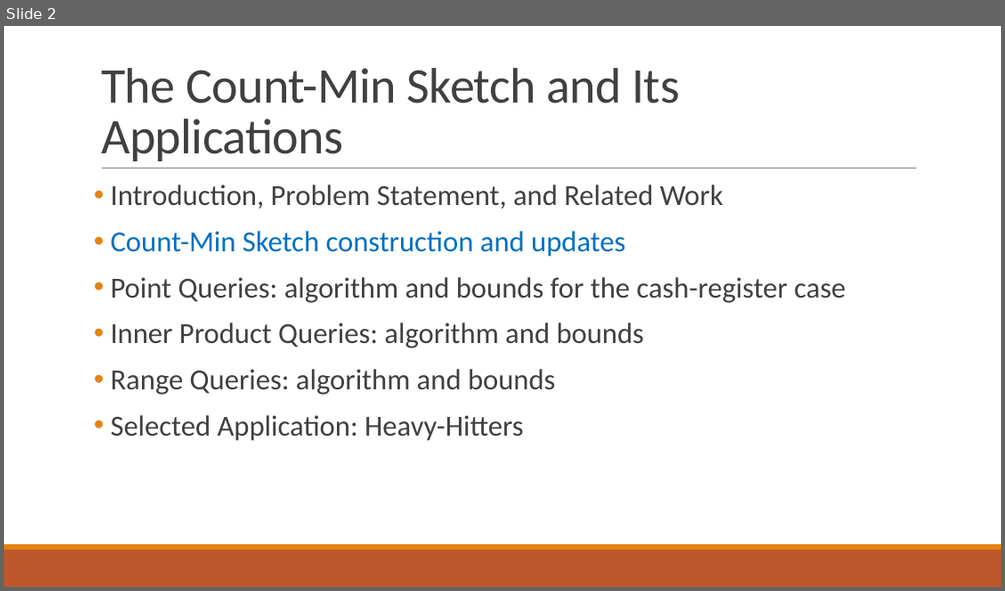
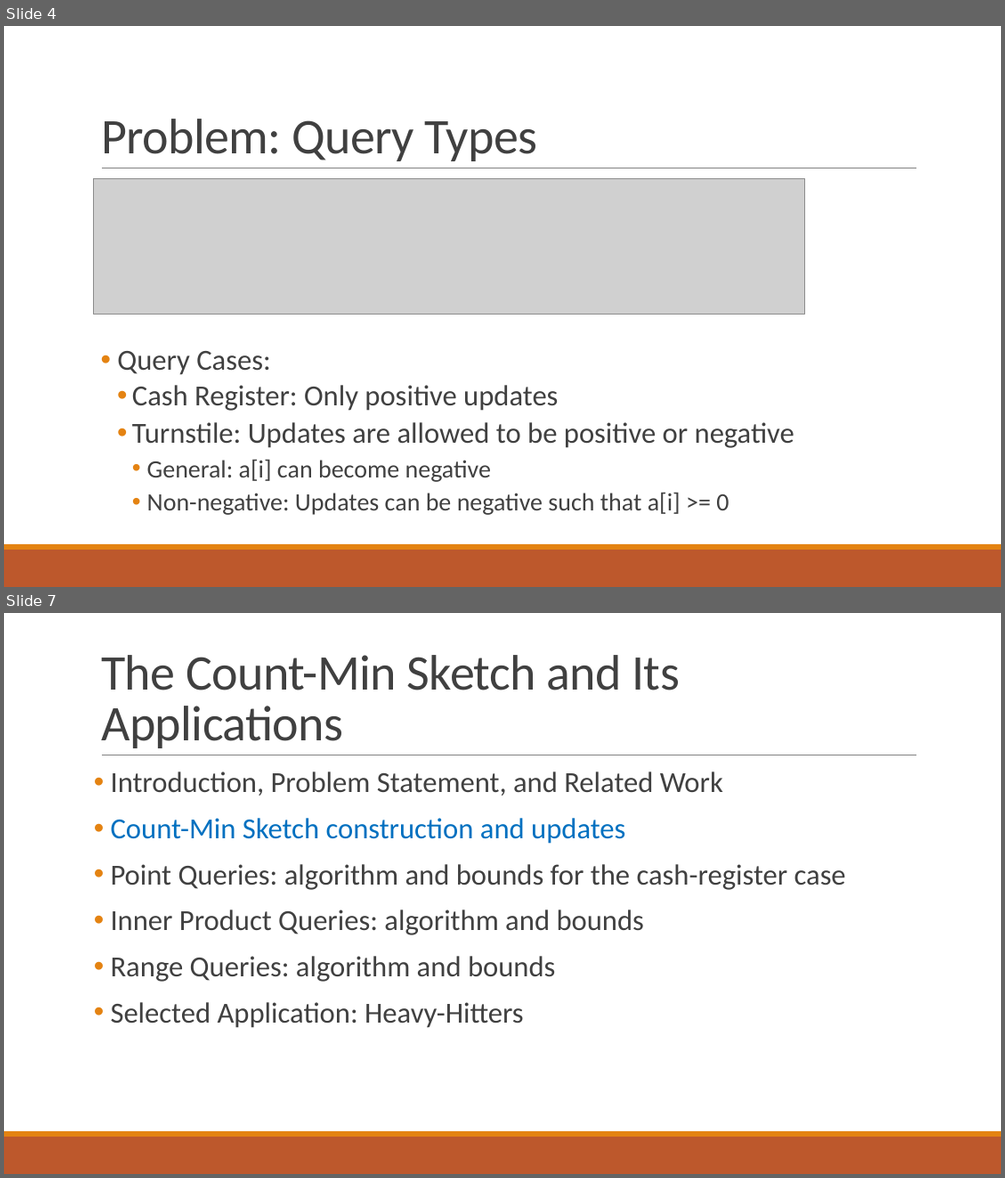
Before and after one commit to ewagner46/count_min_sketch_technical_summary, a slide deck: count_min_sketch_talk_EW.pptx. Shown one above the other, each under a label of ours: slide 2 before the commit, slides 4 and 7 after it; the slides between them are not shown. The pictures are 1005x591 and 1005x1178 pixels, drawn with LibreOffice and Linux fonts; fonts in the diff are those of the drawing; grey boxes stand for pictures. Boxes give left, top, right and bottom in pixels: in the first picture for what was removed or moved away, otherwise in the second. Text is boxed around its words. In the diff, an @@ line names an element or a change of style, - is before the commit and + after.

Commit message:
range query tex revisions. added ravi and matts slides

```diff
--- a/count_min_sketch_talk_EW.pptx
+++ b/count_min_sketch_talk_EW.pptx
@@ slide 4 added at bbox=[4, 26, 1001, 587], background #FFFFFF; not listed: 3 template elements that a slide beside it also shows @@
@@ title added at bbox=[101, 119, 538, 161], 48 pt, text #404040 @@
+Problem: Query Types
@@ picture added at bbox=[94, 178, 805, 313] @@
@@ text added at bbox=[117, 351, 794, 515], 28 pt, text #404040 @@
+• Query Cases:
+  • Cash Register: Only positive updates
+  • Turnstile: Updates are allowed to be positive or negative
+    • General: a[i] can become negative
+    • Non-negative: Updates can be negative such that a[i] >= 0
@@ what was slide 2 is now slide 7 @@
```
Also in this commit, not shown: 6 slides changed, 12 other slides added, 1 other file.
